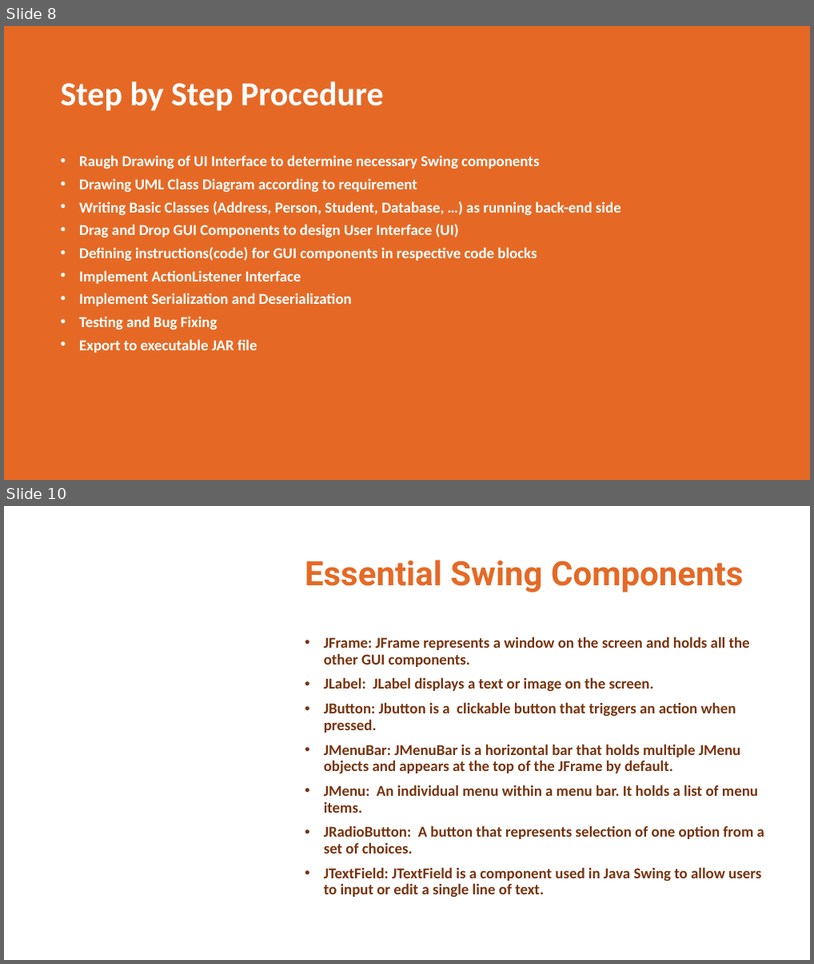
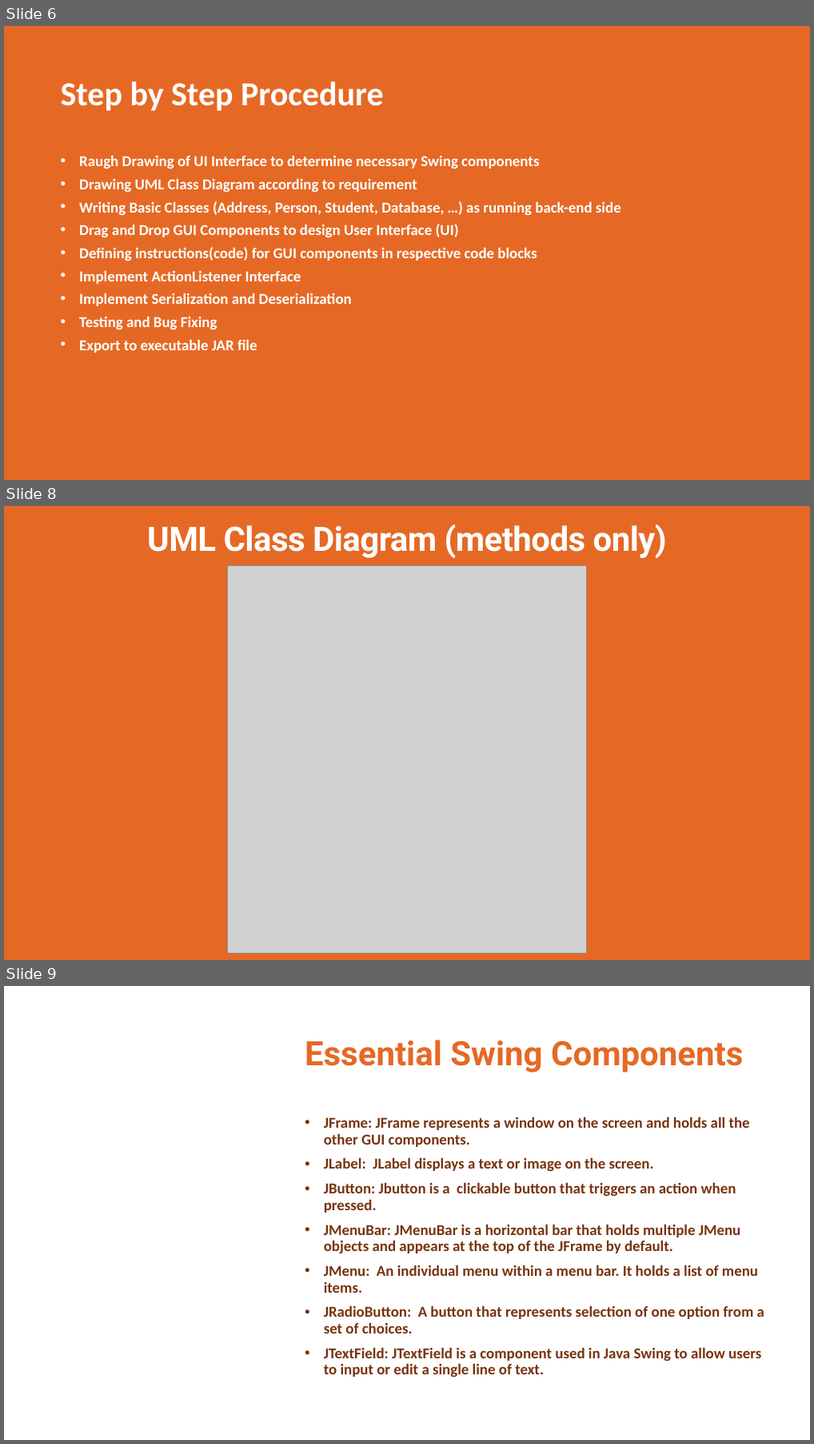
Before and after one commit to KaziRifatMorshed/student-database-oop-java-swing, a slide deck: Presentation.pptx. Shown one above the other, each under a label of ours: slides 8 and 10 before the commit, slides 6, 8 and 9 after it; the slides between them are not shown. The pictures are 814x964 and 814x1444 pixels, drawn with LibreOffice and Linux fonts; fonts in the diff are those of the drawing; grey boxes stand for pictures; background and template pictures are left out. Boxes give left, top, right and bottom in pixels: in the first picture for what was removed or moved away, otherwise in the second. Text is boxed around its words. In the diff, an @@ line names an element or a change of style, - is before the commit and + after.

```diff
--- a/Presentation.pptx
+++ b/Presentation.pptx
@@ slide 8 added at (4,506,810,960), background picture (left out) @@
@@ title added at (147,524,667,558), 40 pt, text #FFFFFF, bold @@
+UML Class Diagram (methods only)
@@ picture added at (228,565,586,953) @@
@@ what was slide 8 is now slide 6 @@
@@ what was slide 10 is now slide 9 @@
```
Also in this commit, not shown: 1 slide changed, 2 slides removed, 1 other file.
